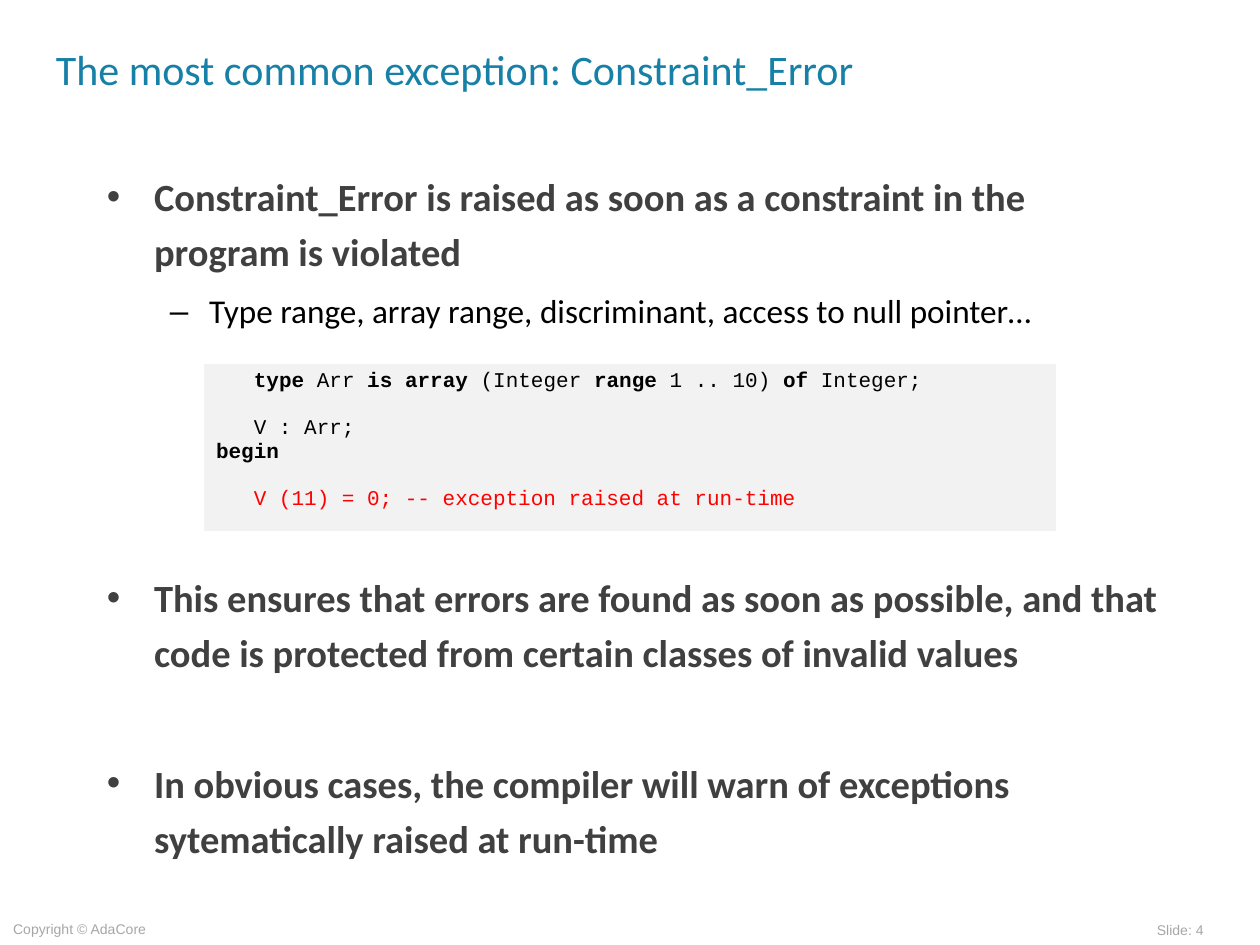
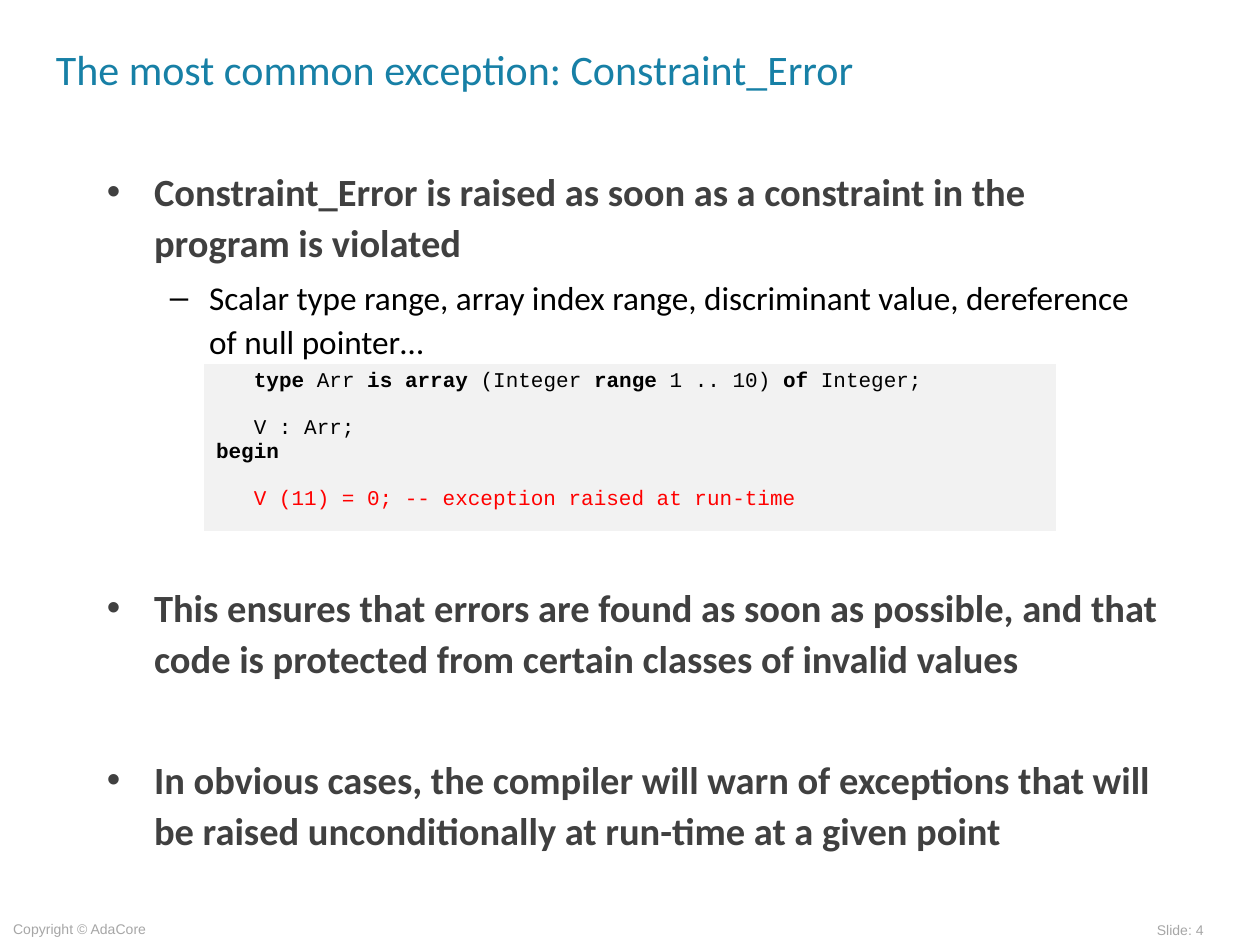
Before and after one commit to AdaCoreU/Courses, a slide deck: slide 4 of lectures/03_Programming_in_the_Large/01_Exceptions/slides/Exceptions.ppt. Drawn at 1260x945 pixels with LibreOffice and Linux fonts; fonts in the diff are those of the drawing; background and template pictures are left out. Boxes give left, top, right and bottom in pixels: in the first picture for what was removed or moved away, otherwise in the second. Text is boxed around its words. In the diff, an @@ line names an element or a change of style, - is before the commit and + after.

```diff
--- a/lectures/03_Programming_in_the_Large/01_Exceptions/slides/Exceptions.ppt
+++ b/lectures/03_Programming_in_the_Large/01_Exceptions/slides/Exceptions.ppt
@@ text at (154, 179, 1157, 679): line spacing 1.2 to 1.1 @@
@@ text at (209, 287, 1129, 360): text changed @@
-  – Type range, array range, discriminant, access to null pointer…
+  – Scalar type range, array index range, discriminant value, dereference of null pointer…
@@ text at (154, 767, 1150, 852): text changed @@
-• In obvious cases, the compiler will warn of exceptions sytematically raised at run-time
+• In obvious cases, the compiler will warn of exceptions that will be raised unconditionally at run-time at a given point
```
Also in this commit, not shown: 7 other slides changed, 1 other file.
